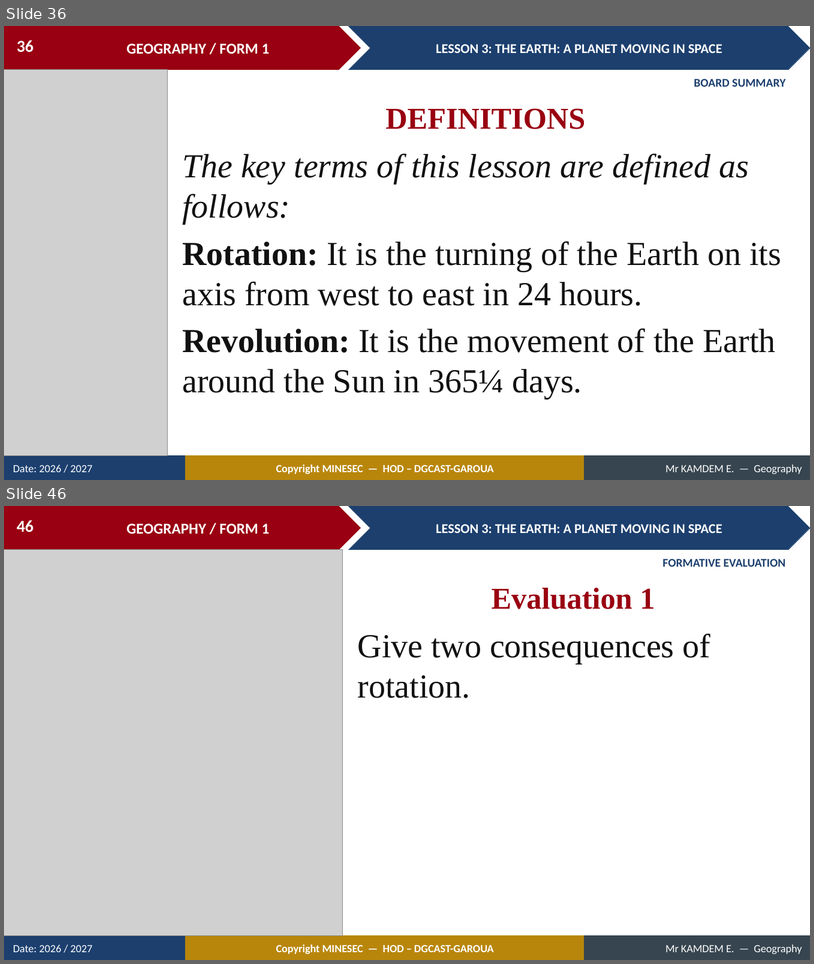
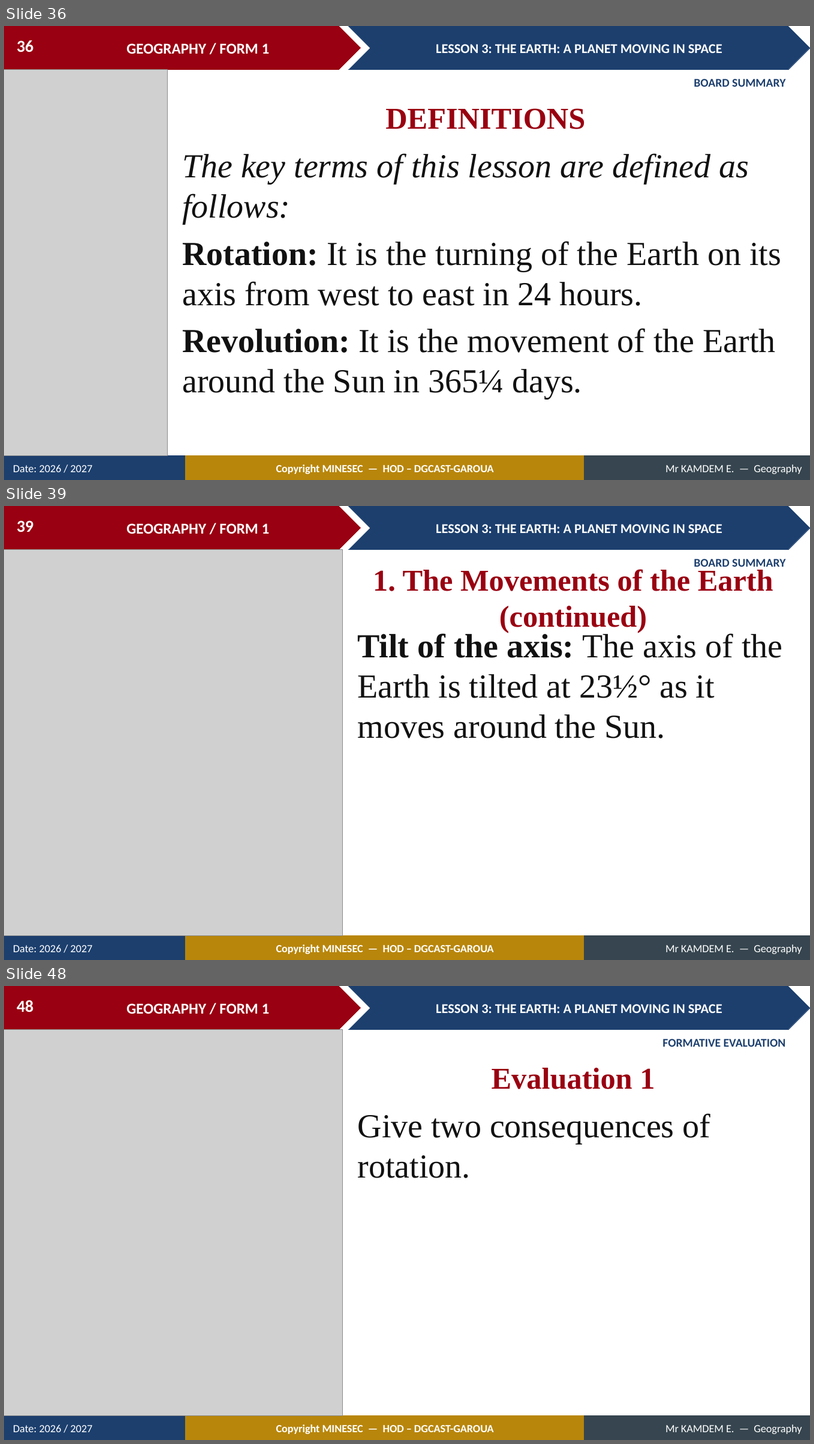
Before and after one commit to Berthautk/linea-github, a slide deck: lecons/F1/05_F1_M1_L03_The_Earth_A_Planet_Moving_in_Space.pptx. Shown one above the other, each under a label of ours: slides 36 and 46 before the commit, slides 36, 39 and 48 after it; the slides between them are not shown. The pictures are 814x964 and 814x1444 pixels, drawn with LibreOffice and Linux fonts; fonts in the diff are those of the drawing; grey boxes stand for pictures. Boxes give left, top, right and bottom in pixels: in the first picture for what was removed or moved away, otherwise in the second. Text is boxed around its words. In the diff, an @@ line names an element or a change of style, - is before the commit and + after.

```diff
--- a/lecons/F1/05_F1_M1_L03_The_Earth_A_Planet_Moving_in_Space.pptx
+++ b/lecons/F1/05_F1_M1_L03_The_Earth_A_Planet_Moving_in_Space.pptx
@@ slide 39 added at (4,506,810,960), background #FFFFFF; not listed: 9 template elements that a slide beside it also shows @@
@@ page number added at (17,520,33,532), 20 pt, text #FFFFFF, bold @@
+39
@@ picture added at (4,550,343,936) @@
@@ text added at (694,559,786,570), 14 pt, text #1C3F6E, bold @@
+BOARD SUMMARY
@@ text added at (373,569,774,633), 36 pt, text #990011, bold @@
+1. The Movements of the Earth (continued)
@@ text added at (358,631,783,738), 40 pt, text #111111 @@
+Tilt of the axis: The axis of the Earth is tilted at 23½° as it moves around the Sun.
@@ what was slide 46 is now slide 48 @@
@@ page number at (17,1000,33,1012): text changed @@
-46
+48
```
Also in this commit, not shown: 9 slides changed, 2 other slides added, 1 slide removed, 1 other file.
